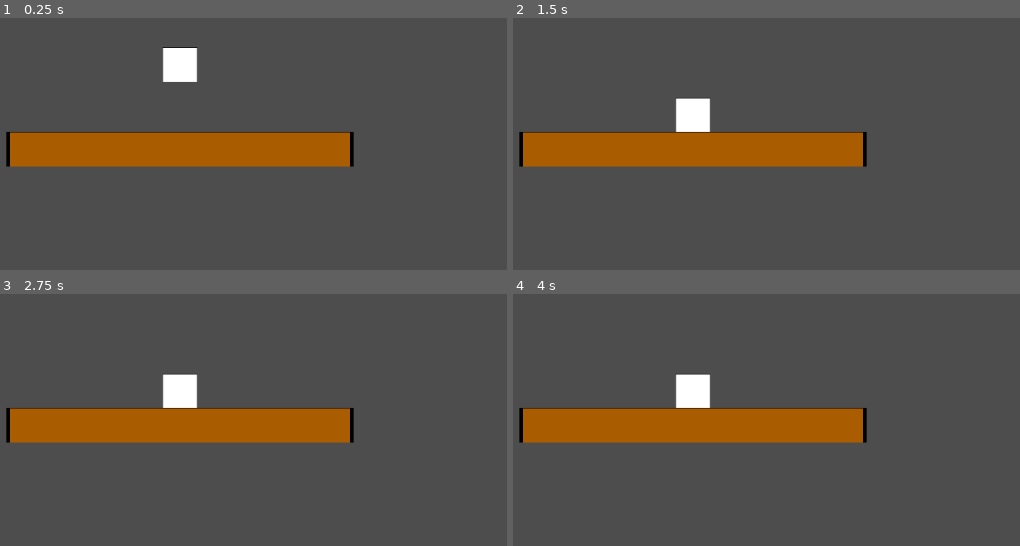
Above: before the commit, frames 1-4 (two rows, left to right).
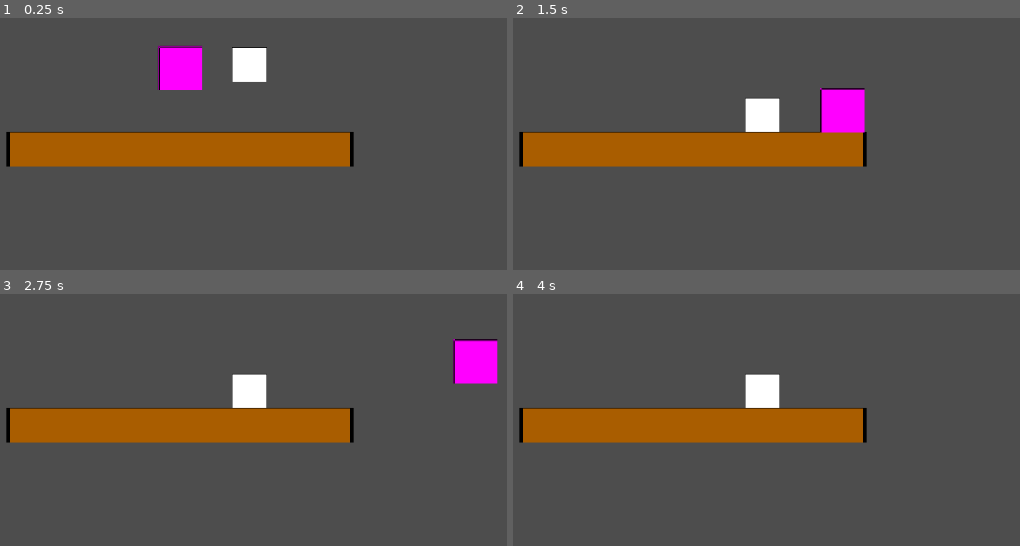
Above: after the commit, the same moments.

Repository: benitsch/Ludum-Dare-58
Game: Godot game, scene res://Scenes/TestMartin.tscn
The game is run twice, just before and just after one commit, with the same random seed, the same clock (stepped at 60 frames per second) and the same inputs. This scene is started directly instead of the project's main scene.
Inputs (mouse positions are in pixels of both pictures, inside the frame that each line leads up to):
- Up to frame 1 (0.25 s): no input
- Up to frame 2 (1.5 s): tap Enter (ui_accept) at 0.5 s; move the mouse to (867, 23) at 0.52 s; hold Right (move_right) 0.53-1.25 s; hold Shift (dash) 0.53-1.25 s; click (867, 23) at 0.67 s; tap Space (jump) at 0.77 s; drag from (533, 68) to (654, 133) at 1.27 s
- Up to frame 3 (2.75 s): tap Enter (ui_accept) at 2 s; move the mouse to (outside the picture) at 2.02 s; hold Right (move_right) from 2.03 s (still down); hold Shift (dash) from 2.03 s (still down)
- Up to frame 4 (4 s): release Right (move_right) at 2.75 s; release Shift (dash) at 2.75 s; drag from (654, 409) to (outside the picture) at 2.77 s; move the mouse to (933, 389) at 3.52 s; hold A (move_left) from 3.53 s (still down); hold Shift (dash) from 3.53 s (still down); tap Space (jump) at 3.77 s

The runs differ from the first frame. In frame 1, 2.5% of the frame differs, in the area x 31-53%, y 11-29%; in frame 2, 3.4%, in the area x 32-70%, y 27-46%; in frame 3, 3.4%; in frame 4, 1.8%.

Commit message:
set layers for Pushing Box

Diff:
--- a/Scenes/TestMartin.tscn
+++ b/Scenes/TestMartin.tscn
@@ -1,7 +1,8 @@
-[gd_scene load_steps=4 format=3 uid="uid://5x4chdb2q5mt"]
+[gd_scene load_steps=5 format=3 uid="uid://5x4chdb2q5mt"]
 
 [ext_resource type="PackedScene" uid="uid://bqfyrjgy4vfve" path="res://Scenes/objects/pushing box.tscn" id="1_dmhhv"]
 [ext_resource type="Texture2D" uid="uid://dktjfidtvpfff" path="res://assets/Square.png" id="2_cxlf7"]
+[ext_resource type="PackedScene" uid="uid://d1nv3xcwfjlhq" path="res://chris/Player1.tscn" id="3_cxlf7"]
 
 [sub_resource type="RectangleShape2D" id="RectangleShape2D_tppea"]
 size = Vector2(500, 490)
@@ -9,6 +10,7 @@
 [node name="TestMartin" type="Node2D"]
 
 [node name="PushingBox" parent="." instance=ExtResource("1_dmhhv")]
+position = Vector2(100, 0)
 
 [node name="Camera2D" type="Camera2D" parent="."]
 
@@ -24,3 +26,5 @@
 position = Vector2(0, 150.5)
 scale = Vector2(1, 0.1)
 shape = SubResource("RectangleShape2D_tppea")
+
+[node name="Player1" parent="." instance=ExtResource("3_cxlf7")]
